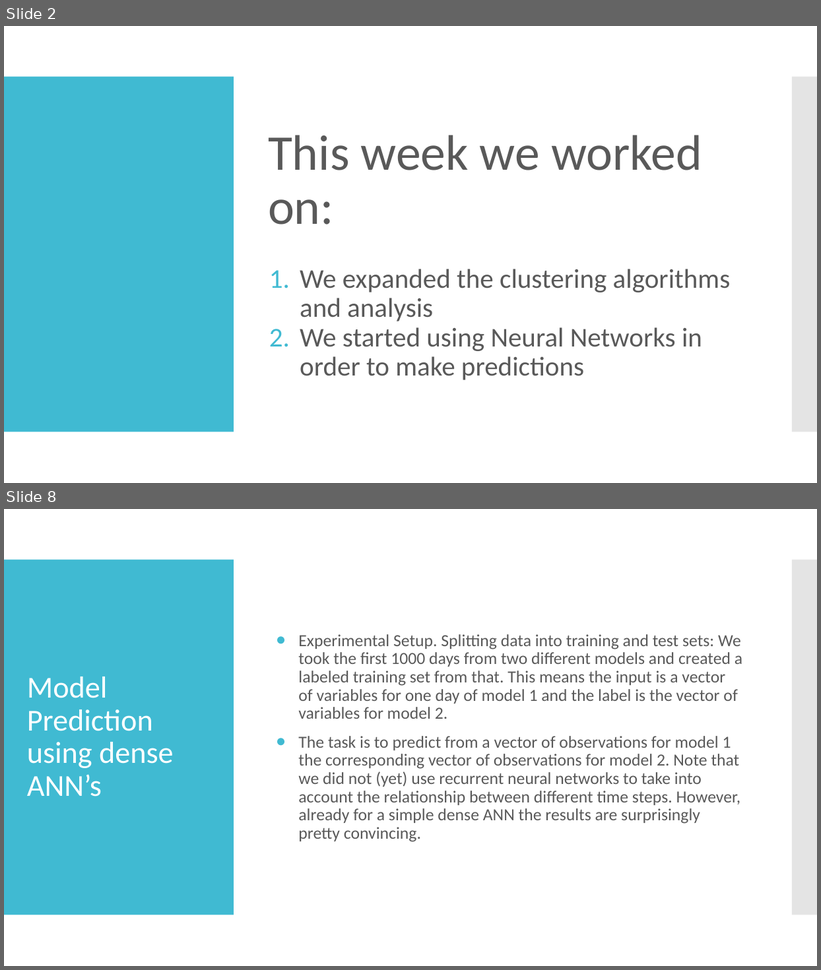
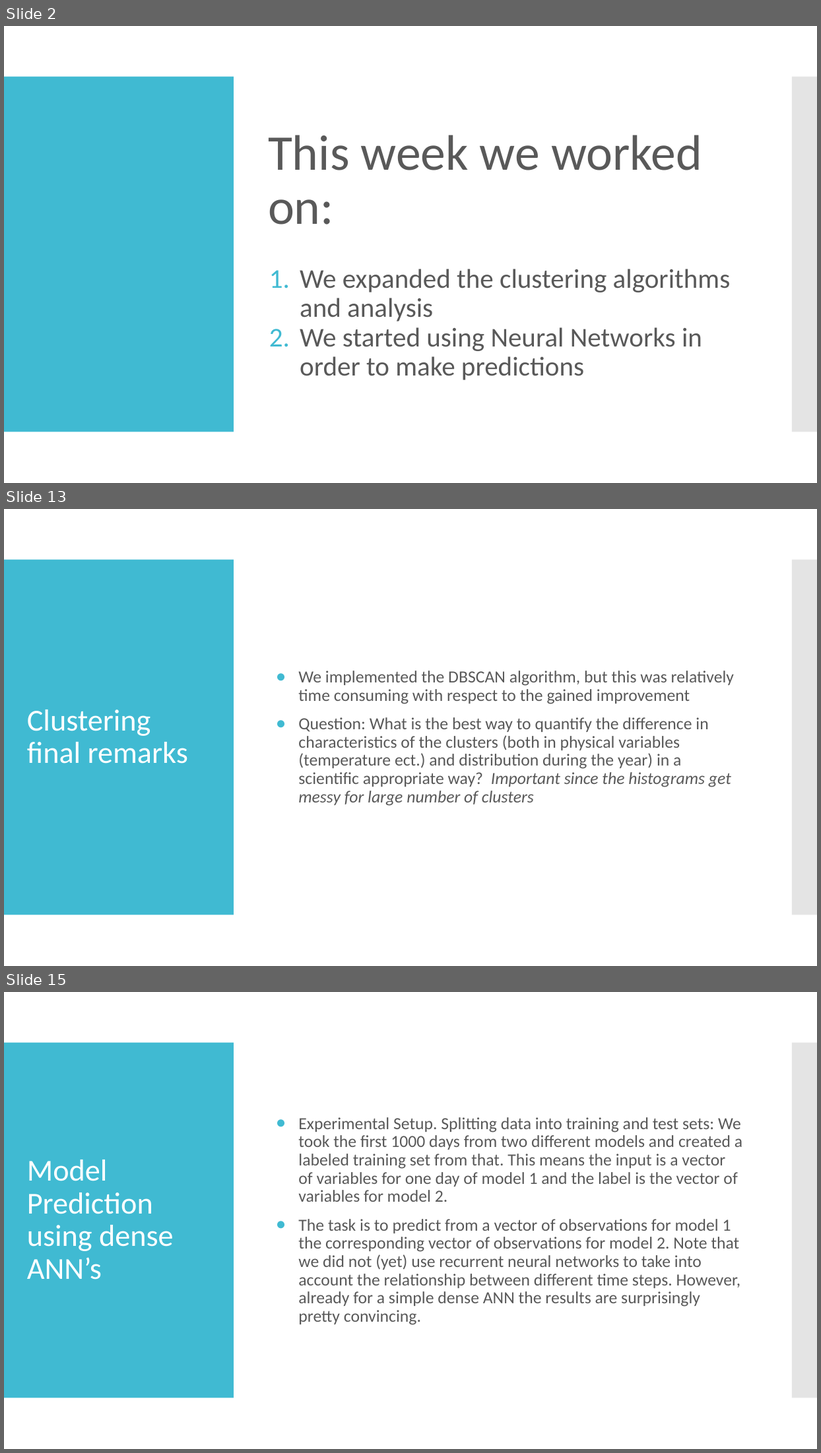
Before and after one commit to Deltares-Climate-Change/Deltares-Climate-Change, a slide deck: Presentations/Climate Change project update week 3 copy simon.pptx. Shown one above the other, each under a label of ours: slides 2 and 8 before the commit, slides 2, 13 and 15 after it; the slides between them are not shown. The pictures are 821x970 and 821x1453 pixels, drawn with LibreOffice and Linux fonts; fonts in the diff are those of the drawing. Boxes give left, top, right and bottom in pixels: in the first picture for what was removed or moved away, otherwise in the second. Text is boxed around its words. In the diff, an @@ line names an element or a change of style, - is before the commit and + after.

```diff
--- a/Presentations/Climate Change project update week 3 copy simon.pptx
+++ b/Presentations/Climate Change project update week 3 copy simon.pptx
@@ slide 13 added at <box>4,509,817,966</box>, background #FFFFFF; not listed: 2 template elements that a slide beside it also shows @@
@@ text added at <box>298,671,734,806</box>, 20 pt, text #595959 @@
+● We implemented the DBSCAN algorithm, but this was relatively time consuming with respect to the gained improvement
+● Question: What is the best way to quantify the difference in characteristics of the clusters (both in physical variables (temperature ect.) and distribution during the year) in a scientific appropriate way? Important since the histograms get messy for large number of clusters
@@ title added at <box>27,710,188,764</box>, 36 pt, text #FFFFFF @@
+Clustering
+final remarks
@@ what was slide 8 is now slide 15 @@
```
Also in this commit, not shown: 6 slides changed, 6 other slides added, 8 other files.
